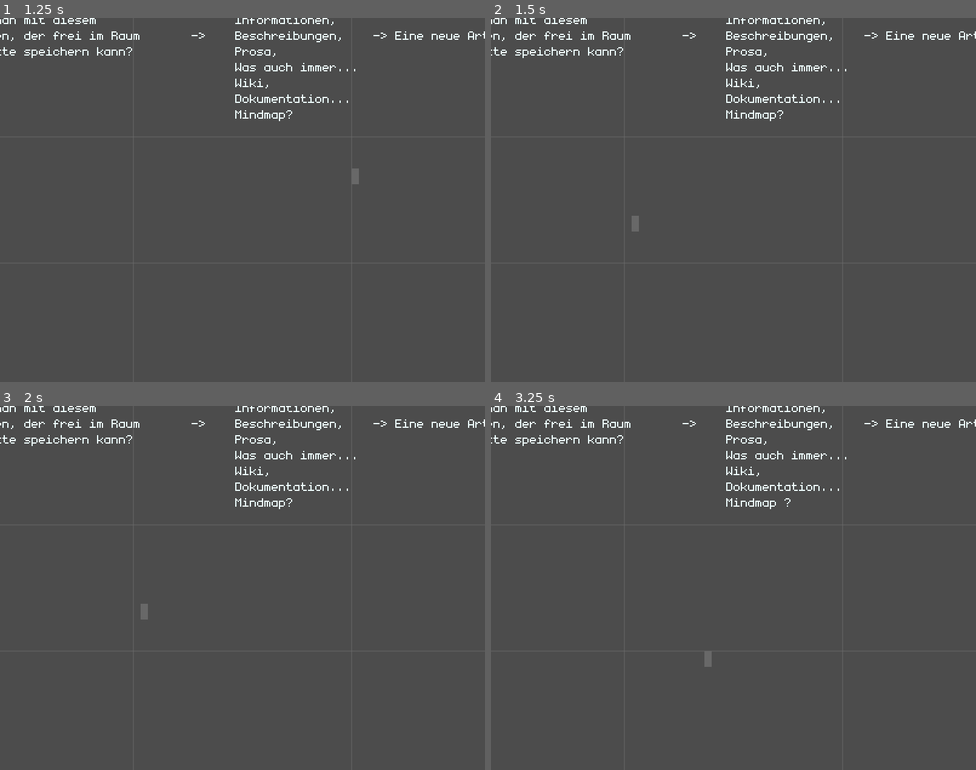
Above: before the commit, frames 1-4 (two rows, left to right).
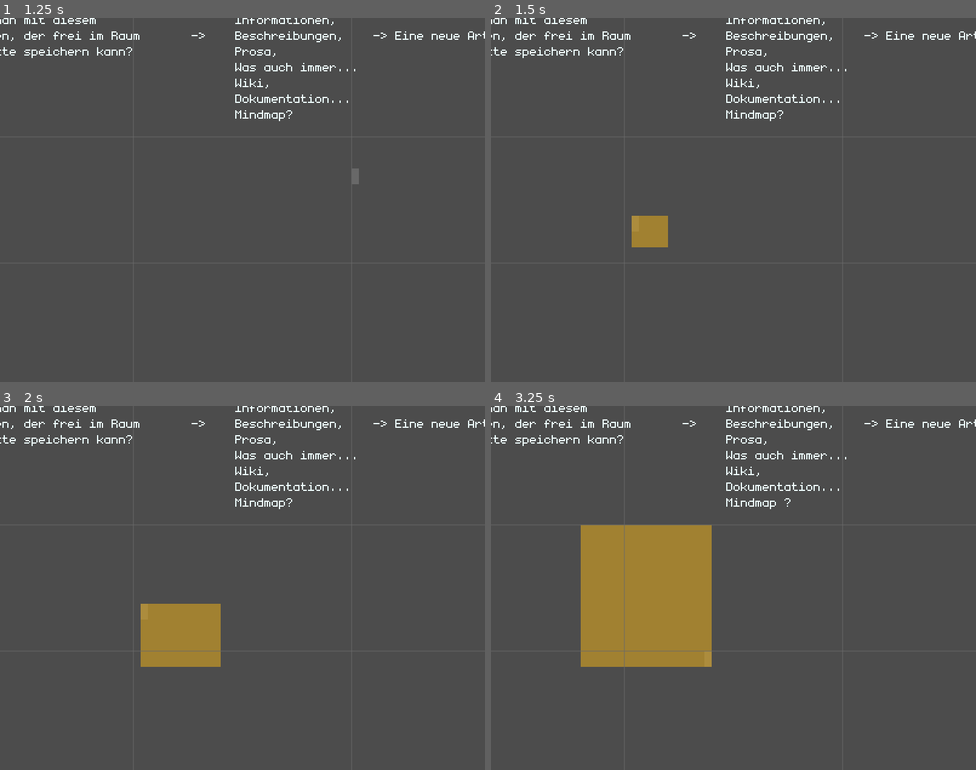
Above: after the commit, the same moments.

Repository: slapslash/TextMap
Game: Godot game, scene res://TextMap.tscn
Same seed, same stepped clock (60 frames per second), same inputs: the game is played once before the commit and once after it.
Inputs (mouse positions are in pixels of both pictures, inside the frame that each line leads up to):
- Up to frame 1 (1.25 s): tap Enter at 0.5, 0.6 s; move the mouse to (349, 181) at 0.52 s; hold Right from 0.53 s (still down); click (349, 181) at 0.67 s; tap Space at 0.77 s
- Up to frame 2 (1.5 s): release Right at 1.25 s; tap Space at 1.25 s; drag from (636, 218) to (709, 272) at 1.27 s
- Up to frame 3 (2 s): no input
- Up to frame 4 (3.25 s): tap Enter at 2 s; move the mouse to (782, 507) at 2.02 s; hold Right 2.03-2.75 s; tap Delete at 2.1 s; click (782, 507) at 2.17 s; tap Space at 2.75 s; drag from (709, 660) to (588, 533) at 2.77 s

Frame 1 is identical in both runs. In frame 2, 0.7% of the frame differs, in the area x 29-37%, y 54-63%; in frame 3, 2.9%; in frame 4, 11%, in the area x 18-46%, y 32-72%.

Commit message:
Selecting text is now possible experimental. By now, only selection by mouse works and nothing is doable with selected text.

Diff:
--- /dev/null
+++ b/Selection.gd
@@ -0,0 +1,79 @@
+extends	Node2D
+
+var _start = null
+var _end = null
+var _drag_start = null
+var _select_from_mouse: bool = false
+
+var selected_cells: PoolVector2Array
+
+func _process(_delta):
+	update()
+
+func _input(event):
+	if event is InputEventMouseButton:
+		if event.pressed:
+			if event.button_index == BUTTON_LEFT:
+				var mpos = Global.get_cell_from_mouse_pos()
+				if not mpos in selected_cells:
+					# start a new selection
+					_start = mpos
+					_end = null
+					_select_from_mouse = true
+				else:
+					_drag_start = mpos
+
+		elif not event.pressed:
+			if event.button_index == BUTTON_LEFT:
+				if _select_from_mouse:
+					# after the releasing LMB, the current selection will
+					# not change anymore, if mouse is moved.
+					_select_from_mouse = false
+				else:
+					# if select from mouse is already false, LMB has been
+					# released again and if or if not selection had been
+					# interacted with: reset it.
+					_start = null
+					_end = null
+					_drag_start = null
+				_set_selected_cells()
+
+
+	elif event is InputEventMouseMotion:
+		if _select_from_mouse:
+			# change selection if mouse is moved and LMB still held.
+			var mpos = Global.get_cell_from_mouse_pos()
+			if mpos != _end or _end == null:
+				_end = mpos
+		elif _drag_start != null:
+			var mpos = Global.get_cell_from_mouse_pos()
+			if mpos != _drag_start:
+				prints("dragging", mpos - _drag_start)
+
+func _set_selected_cells():
+	selected_cells = PoolVector2Array()
+	if _start == null or _end == null:
+		return
+	for x in range(min(_start.x, _end.x), max(_start.x, _end.x) + 1):
+		for y in range(min(_start.y, _end.y), max(_start.y, _end.y) + 1):
+			selected_cells.push_back(Vector2(x, y))
+
+
+func get_rect(cell_size: Vector2) -> Rect2:
+	"""
+	returns Rect2 calculated from the cells of selection projected to
+	the given cell_size. Rect2 will be in pixels.
+	"""
+	if _start == null or _end == null or _start == _end:
+		return Rect2(Vector2.ZERO, Vector2.ZERO)
+	var pos = Vector2(min(_start.x, _end.x), min(_start.y, _end.y))
+	var stop = Vector2(max(_start.x, _end.x), max(_start.y, _end.y))
+	var rec = Rect2(pos * cell_size, (stop - pos).abs() * cell_size + cell_size)
+	return rec
+
+
+func _draw():
+	var rec = get_rect(Global.cell_size)
+	var col = Color.goldenrod
+	col.a = 0.6
+	draw_rect(rec, col)
--- a/TextMap.tscn
+++ b/TextMap.tscn
@@ -1,13 +1,17 @@
-[gd_scene load_steps=4 format=2]
+[gd_scene load_steps=5 format=2]
 
 [ext_resource path="res://Grid.gd" type="Script" id=1]
 [ext_resource path="res://Inputs.gd" type="Script" id=2]
 [ext_resource path="res://Camera.gd" type="Script" id=3]
+[ext_resource path="res://Selection.gd" type="Script" id=4]
 
 [node name="TextMap" type="Node2D"]
 
 [node name="Inputs" type="Node2D" parent="."]
 script = ExtResource( 2 )
+
+[node name="Selection" type="Node2D" parent="Inputs"]
+script = ExtResource( 4 )
 
 [node name="Camera" type="Camera2D" parent="."]
 anchor_mode = 0
